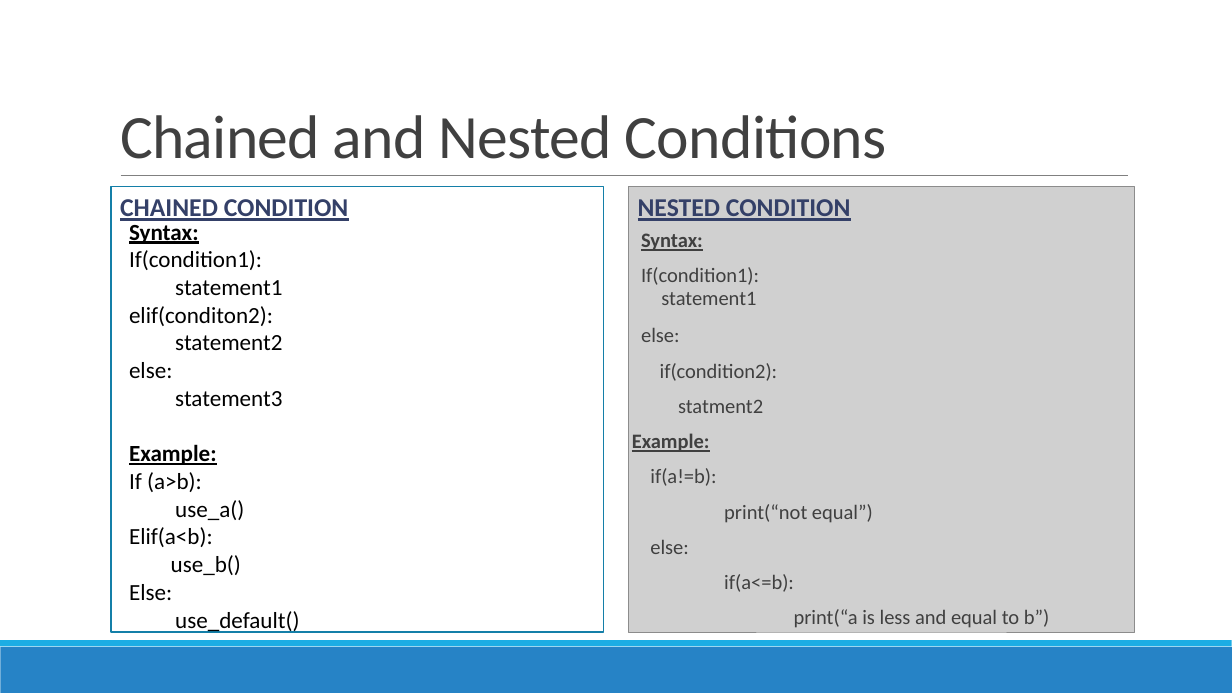
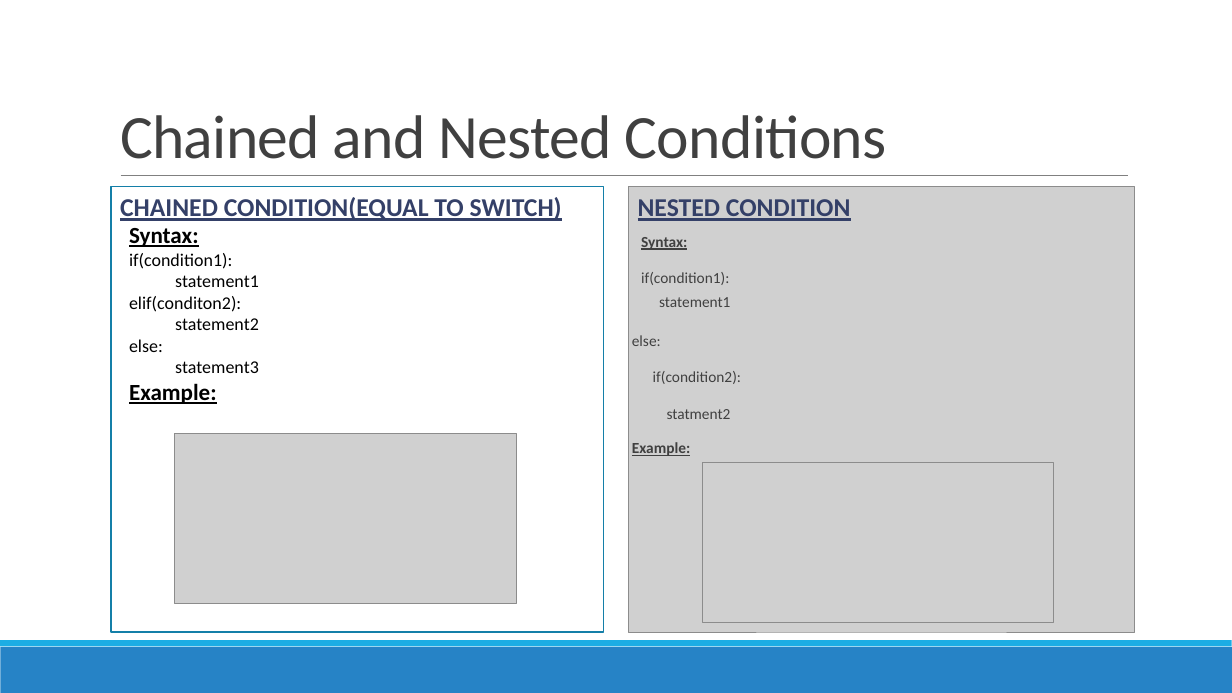
Before and after one commit to TrailBlazed/Python-Learning-Path, a slide deck: slide 3 of 2.Conditional_Statements/2.Conditional_Statements.pptx. Drawn at 1232x693 pixels with LibreOffice and Linux fonts; fonts in the diff are those of the drawing; grey boxes stand for pictures. Boxes give left, top, right and bottom in pixels: in the first picture for what was removed or moved away, otherwise in the second. Text is boxed around its words. In the diff, an @@ line names an element or a change of style, - is before the commit and + after.

Commit message:
Control Statements added

```diff
--- a/2.Conditional_Statements/2.Conditional_Statements.pptx
+++ b/2.Conditional_Statements/2.Conditional_Statements.pptx
@@ text at (x1=120, y1=197, x2=562, y2=221): text changed @@
-CHAINED CONDITION
+CHAINED CONDITION(EQUAL TO SWITCH)
@@ text at (x1=632, y1=237, x2=741, y2=456): size 16 to 12 pt in "Syntax:", "statement1", "else:", "if(condition2):" and 2 more places; line spacing 0.7 to 0.9; line spacing 0.7 to 1 @@
@@ text at (x1=129, y1=253, x2=232, y2=269): text changed; size 18 to 14 pt @@
-If(condition1):
+if(condition1):
@@ text at (x1=129, y1=275, x2=259, y2=373): size 18 to 14 pt in "statement1", "elif(conditon2):", "statement2", "else:" and 1 more places @@
@@ text at (x1=641, y1=272, x2=729, y2=285): text changed; size 16 to 12 pt @@
-  If(condition1):
+  if(condition1):
@@ picture added at (x1=175, y1=433, x2=517, y2=604) @@
@@ text at (x1=129, y1=472, x2=299, y2=633): paragraphs removed @@
-If (a>b):
-use_a()
-Elif(a<b):
-use_b()
-Else:
-use_default()
@@ text at (x1=650, y1=468, x2=1050, y2=628): paragraphs removed @@
-if(a!=b):
-print(“not equal”)
-else:
-if(a<=b):
-print(“a is less and equal to b”)
@@ picture added at (x1=702, y1=462, x2=1054, y2=622) @@
```
Also in this commit, not shown: 6 other slides changed, 13 other files.
